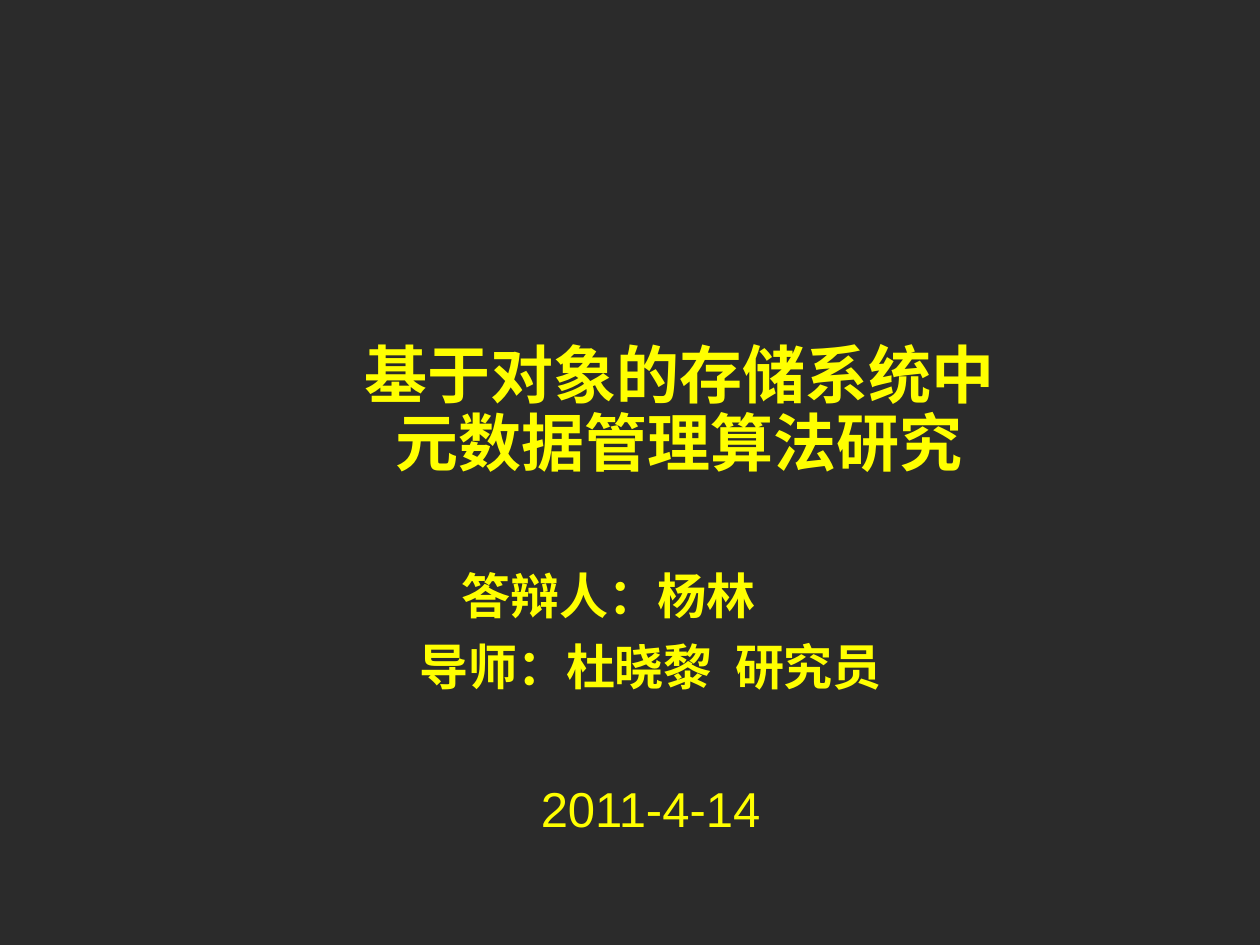
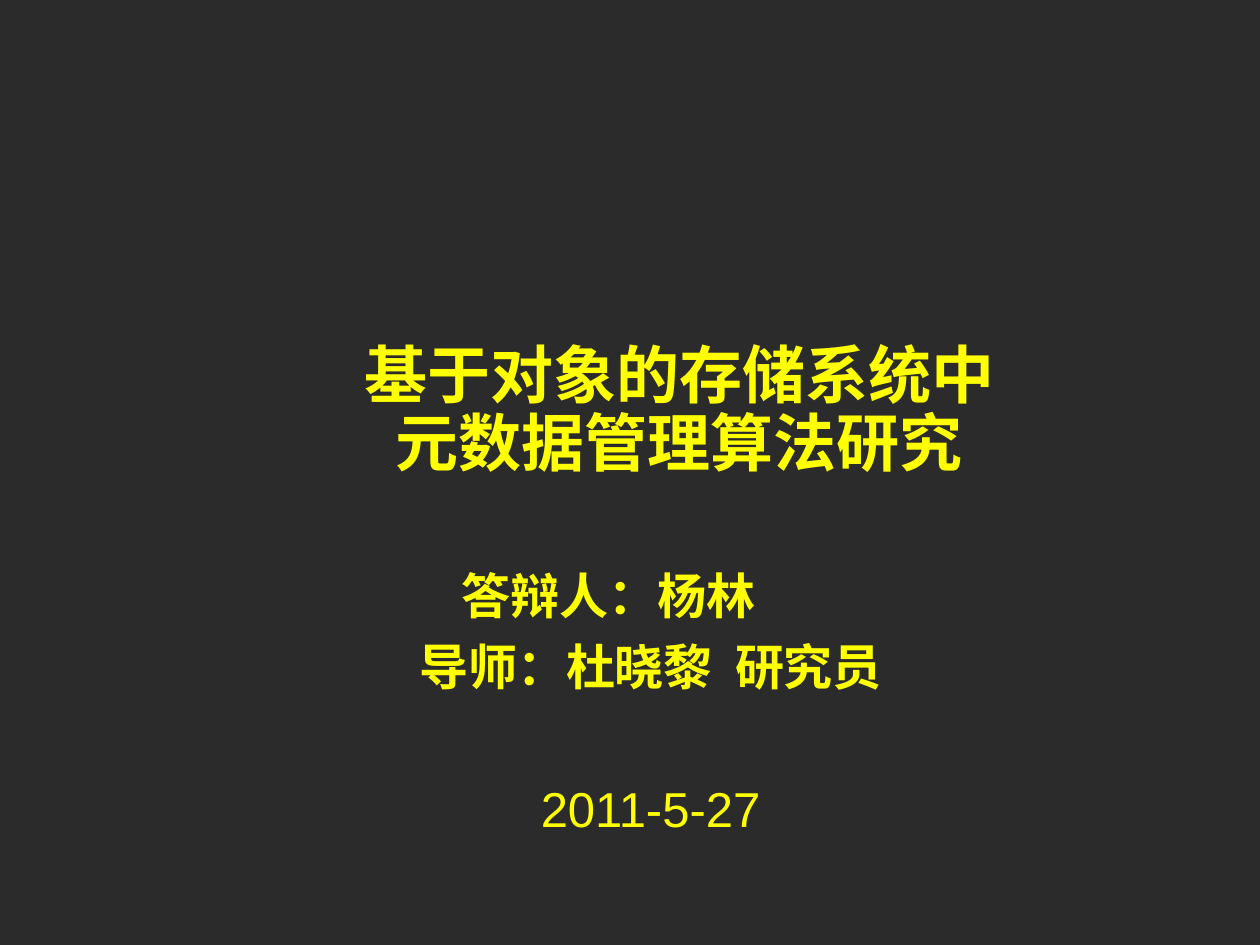
Before and after one commit to cheliequan/idning-paper, a slide deck: slide 1 of draft/答辩.ppt. Drawn at 1260x945 pixels with LibreOffice and Linux fonts; fonts in the diff are those of the drawing; background and template pictures are left out; a plain dark background stands for a picture behind light text. Boxes give left, top, right and bottom in pixels: in the first picture for what was removed or moved away, otherwise in the second. Text is boxed around its words. In the diff, an @@ line names an element or a change of style, - is before the commit and + after.

```diff
--- a/draft/答辩.ppt
+++ b/draft/答辩.ppt
@@ subtitle at <box>541,792,761,828</box>: text changed @@
-2011-4-14
+2011-5-27
```
Also in this commit, not shown: 7 other slides changed, 2 other files.
